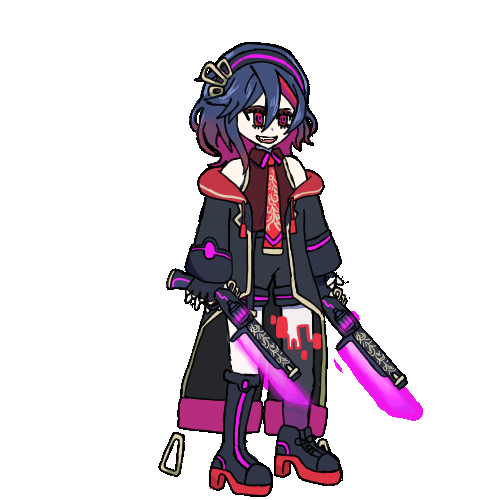
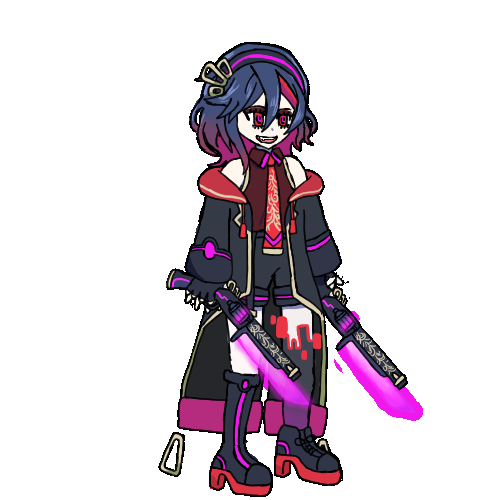
Comparing the layer stacks of the two w=500, h=500 images. Changes:
removed group "パーカー フード" (4 layers) from group "ラスボス 下赤" over [left=242, top=196, right=295, bottom=205]
added group "パーカー フード 右側" with 1 layers in group "ラスボス 下赤" over [left=289, top=196, right=295, bottom=203]
moved "パーカー フード 右 色" into group "パーカー フード 右側" over [left=289, top=196, right=295, bottom=203]
added group "パーカー 紐 右" with 1 layers in group "ラスボス 下赤" over [left=289, top=196, right=295, bottom=203]
moved "パーカー 紐 右 色" into group "パーカー 紐 右" over [left=289, top=196, right=295, bottom=203]
